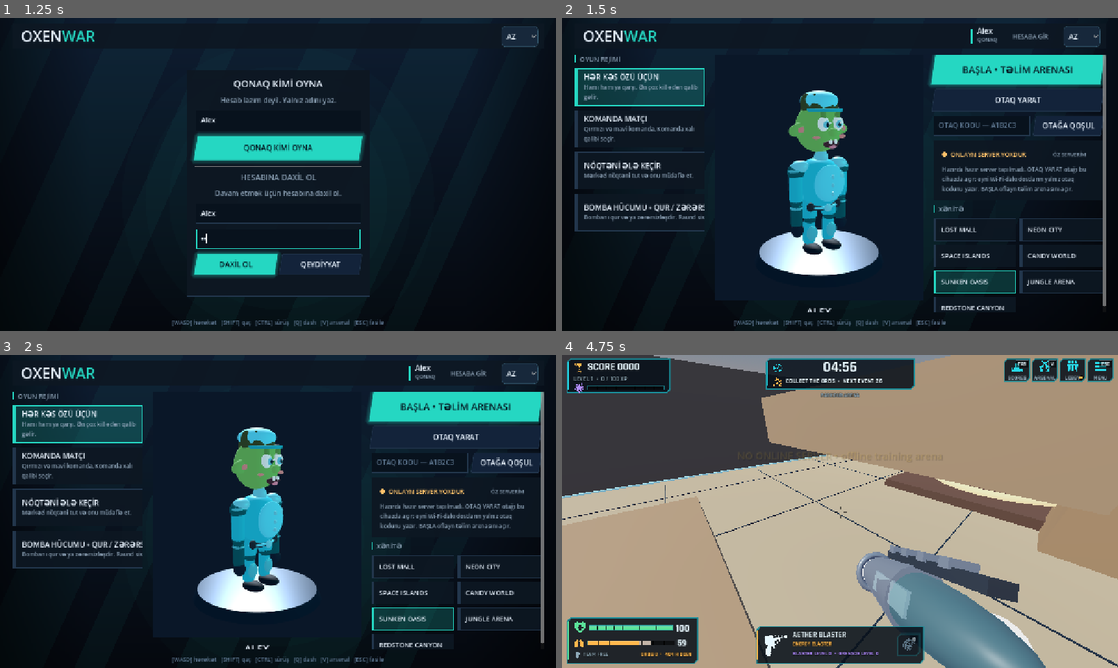
Above: before the commit, frames 1-4 (two rows, left to right).
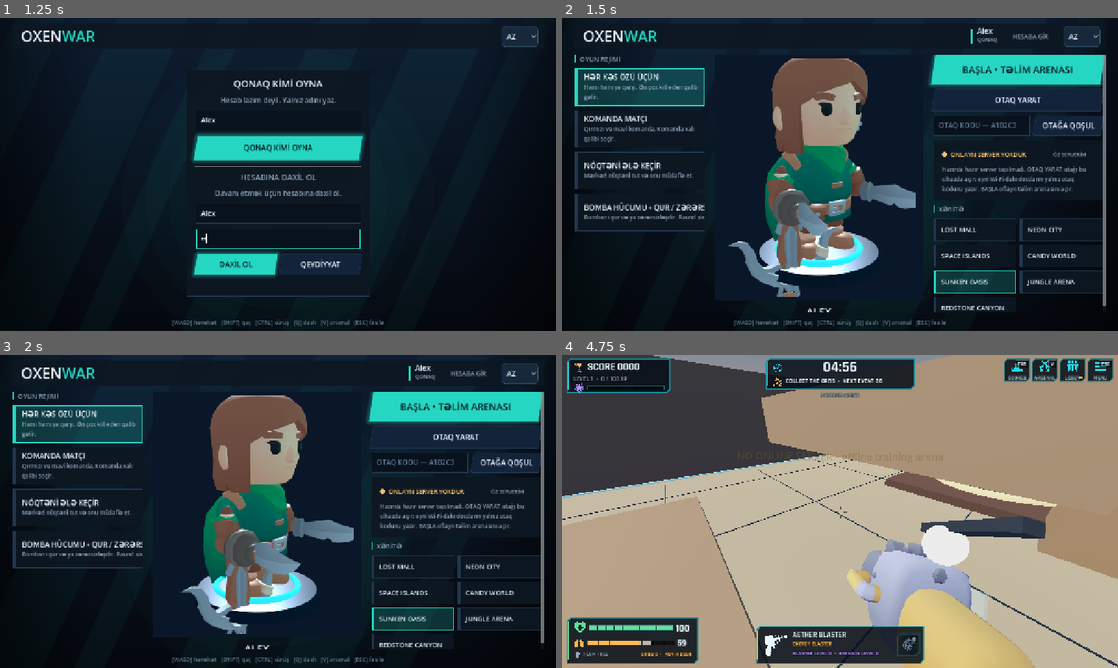
Above: after the commit, the same moments.

Repository: cemilocaq-star/Game
Game: Godot game, scene res://main.tscn
The game is run twice, just before and just after one commit, with the same random seed, the same clock (stepped at 60 frames per second) and the same inputs. Sound files missing from this copy of the repository are replaced by a short silence.
Inputs (mouse positions are in pixels of both pictures, inside the frame that each line leads up to):
- Up to frame 1 (1.25 s): click (278, 121) at 0.52 s; type "Alex" at 0.6 s; click (278, 212) at 0.75 s; type "Alex" at 0.83 s; click (278, 237) at 0.98 s; type "12" at 1.07 s
- Up to frame 2 (1.5 s): click "QONAQ KİMİ OYNA" at 1.25 s
- Up to frame 3 (2 s): no input
- Up to frame 4 (4.75 s): click "BAŞLA • TƏLİM ARENASI" at 2 s; tap Enter at 2.75 s; move the mouse to (867, 511) at 2.77 s; hold Ctrl (slide) 2.78-3.53 s; hold W (move_forward) from 2.78 s (still down); click (867, 511) at 2.92 s; tap Space (jump) at 3.02, 3.32, 3.77, 4.07 s; move the mouse to (812, 511) at 3.52 s; tap Q (dash) at 3.6 s; tap Ctrl (slide) at 3.8 s; move the mouse to (851, 505) at 4.27 s; hold Ctrl (slide) from 4.28 s (still down); tap K (emote_clap) at 4.35 s

Frame 1 is identical in both runs. In frame 2, 11% of the frame differs, in the area x 29-64%, y 12-90%; in frame 3, 11%; in frame 4, 9.9%.

Commit message:
Menu preview shows the skinned character; default blaster uses a CC0 Kenney body

Diff:
--- a/scripts/arcade_weapon_visuals.gd
+++ b/scripts/arcade_weapon_visuals.gd
@@ -181,16 +181,13 @@
 	var rubber := Color("#1A1F27")
 	match weapon_id:
 		"aether":
-			_ell(root, "AetherCore", Vector3(0.20, 0.19, 0.66), Vector3(0.0, 0.0, -0.10), body)
-			_cone(root, "BarrelShroud", 0.085, 0.115, 0.36, Vector3(0.0, 0.005, -0.28), steel, METAL)
-			_box(root, "UpperPowerRail", Vector3(0.07, 0.035, 0.46), Vector3(0.0, 0.125, -0.08), gun, DARK)
-			for i in range(4):
-				_box(root, "RailTooth_%d" % i, Vector3(0.09, 0.03, 0.035), Vector3(0.0, 0.15, -0.26 + float(i) * 0.1), steel, METAL)
-			_tube(root, "AetherEmitter", 0.075, 0.16, Vector3(0.0, 0.0, -0.45), tint, GLOW)
-			_ring(root, "MuzzleRing", 0.095, 0.018, Vector3(0.0, 0.0, -0.50), steel, METAL)
-			_orb(root, "AetherCell", 0.075, Vector3(0.115, -0.02, 0.05), tint, GLOW)
-			_box(root, "AetherWindow", Vector3(0.012, 0.07, 0.24), Vector3(-0.098, 0.015, -0.12), light, GLASS)
-			_grip(root, "AetherGrip", Vector3(0.0, -0.17, 0.13), rubber)
+			_kenney_body(root, "blaster", 0.40, Vector3(0.0, -0.17, -0.10))
+			_tube(root, "AetherEmitter", 0.055, 0.05, Vector3(0.0, 0.01, -0.48), tint, GLOW)
+			_ring(root, "MuzzleRing", 0.085, 0.016, Vector3(0.0, 0.01, -0.45), steel, METAL)
+			_orb(root, "AetherCell", 0.065, Vector3(0.0, 0.2, -0.02), tint, GLOW)
+			_box(root, "UpperPowerRail", Vector3(0.05, 0.03, 0.3), Vector3(0.0, 0.25, 0.04), gun, DARK)
+			_box(root, "AetherWindow", Vector3(0.012, 0.08, 0.18), Vector3(0.13, 0.05, -0.08), light, GLASS)
+			_grip(root, "AetherGrip", Vector3(0.0, -0.2, 0.06), rubber)
 		"minicore":
 			_ell(root, "MiniCoreHousing", Vector3(0.30, 0.24, 0.44), Vector3(0.0, 0.0, -0.05), body)
 			for i in range(6):
--- a/scripts/oxenwar_menu.gd
+++ b/scripts/oxenwar_menu.gd
@@ -11,6 +11,7 @@
 const LAN_DISCOVERY := preload("res://scripts/lan_discovery.gd")
 const CHARACTER_VISUALS = preload("res://scripts/character_visuals.gd")
 const CHARACTER_MOTION_RIG = preload("res://scripts/character_motion_rig.gd")
+const SKELETAL_AVATAR = preload("res://scripts/skeletal_avatar.gd")
 var backend: Node
 var locale := "az"
 var profile: Dictionary = {}
@@ -1506,6 +1507,17 @@
 	# Same hero armor as in-game, fitted to the slim torso.
 	CHARACTER_VISUALS.add_hero_details(body, outfit_id)
 
+	# The skinned in-game character (looping Idle clip). The procedural body above stays in the tree but is
+	# given no render layer, so the preview shows exactly what other players see.
+	var avatar := SKELETAL_AVATAR.new()
+	if avatar.build(outfit_id, avatar_color):
+		preview_model.add_child(avatar)
+		for node in body.find_children("*", "VisualInstance3D", true, false):
+			(node as VisualInstance3D).layers = 0
+		body.layers = 0
+	else:
+		avatar.free()
+
 func _add_preview_accessory(body: Node3D, accessory_id: String, avatar_color: Color) -> void:
 	# Same head-fitted accessory as in-game.
 	CHARACTER_VISUALS.add_accessory(body, accessory_id, avatar_color)
--- a/tests/test_integrated_polish.gd
+++ b/tests/test_integrated_polish.gd
@@ -45,7 +45,7 @@
 	check(remote._reload_left > 0.0, "remote reload progresses")
 	remote.apply_network_state(Vector3.ZERO, 0.0, false, 0.0, true)
 	check(remote._reload_left == 0.0, "death resets remote reload")
-	for id: String in ["ranger_rifle", "heavy_sidearm", "longshot", "hand_cannon", "pulse_carbine"]:
+	for id: String in ["ranger_rifle", "heavy_sidearm", "longshot", "hand_cannon", "pulse_carbine", "aether"]:
 		var model := WEAPONS.build_weapon(id, Color.CYAN)
 		check(model.get_node_or_null("AuthoredBody") != null, id + " uses imported authored body")
 		var meshes := model.find_children("*", "MeshInstance3D", true, false)
Not shown, changed: assets/weapons/kenney/CREDITS.md
